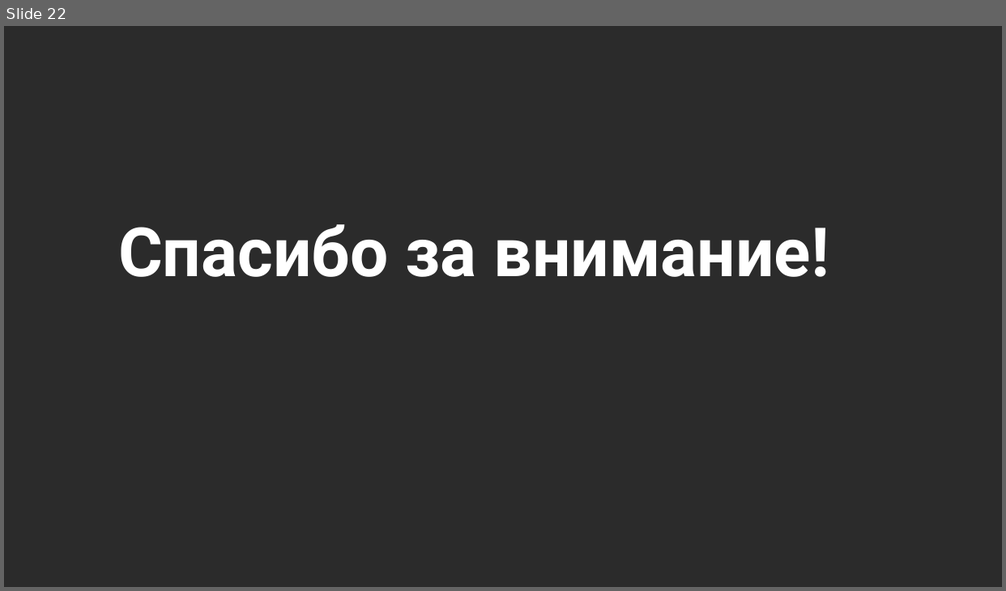
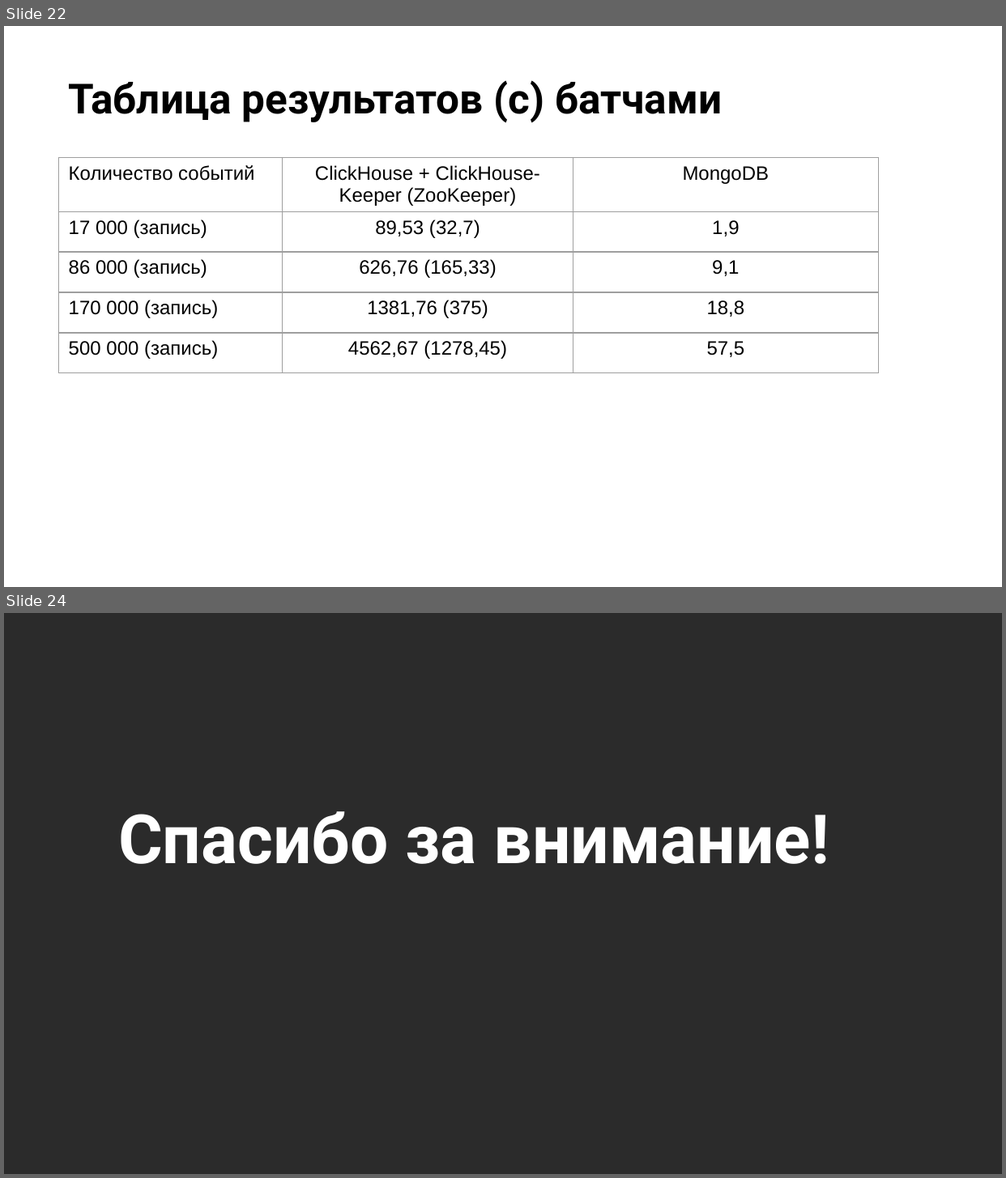
Before and after one commit to anton20044/NoSQL_FinalProject, a slide deck: Презентация.pptx. Shown one above the other, each under a label of ours: slide 22 before the commit, slides 22 and 24 after it; the slides between them are not shown. The pictures are 1006x591 and 1006x1178 pixels, drawn with LibreOffice and Linux fonts; fonts in the diff are those of the drawing; background and template pictures are left out; a plain dark background stands for a picture behind light text. Boxes give left, top, right and bottom in pixels: in the first picture for what was removed or moved away, otherwise in the second. Text is boxed around its words. In the diff, an @@ line names an element or a change of style, - is before the commit and + after.

```diff
--- a/Презентация.pptx
+++ b/Презентация.pptx
@@ slide 22 added at [4,26,1002,587], background picture (left out) @@
@@ title added at [69,80,722,123], 30 pt, text #000000, bold @@
+Таблица результатов (с) батчами
@@ table added at [59,158,878,376], 5 rows, 3 columns @@
+Количество событий | ClickHouse + ClickHouse-Keeper (ZooKeeper) | MongoDB
+17 000 (запись) | 89,53 (32,7) | 1,9
+86 000 (запись) | 626,76 (165,33) | 9,1
+170 000 (запись) | 1381,76 (375) | 18,8
+500 000 (запись) | 4562,67 (1278,45) | 57,5
@@ what was slide 22 is now slide 24 @@
```
Also in this commit, not shown: 3 slides changed, 1 other slide added, 2 other files.
